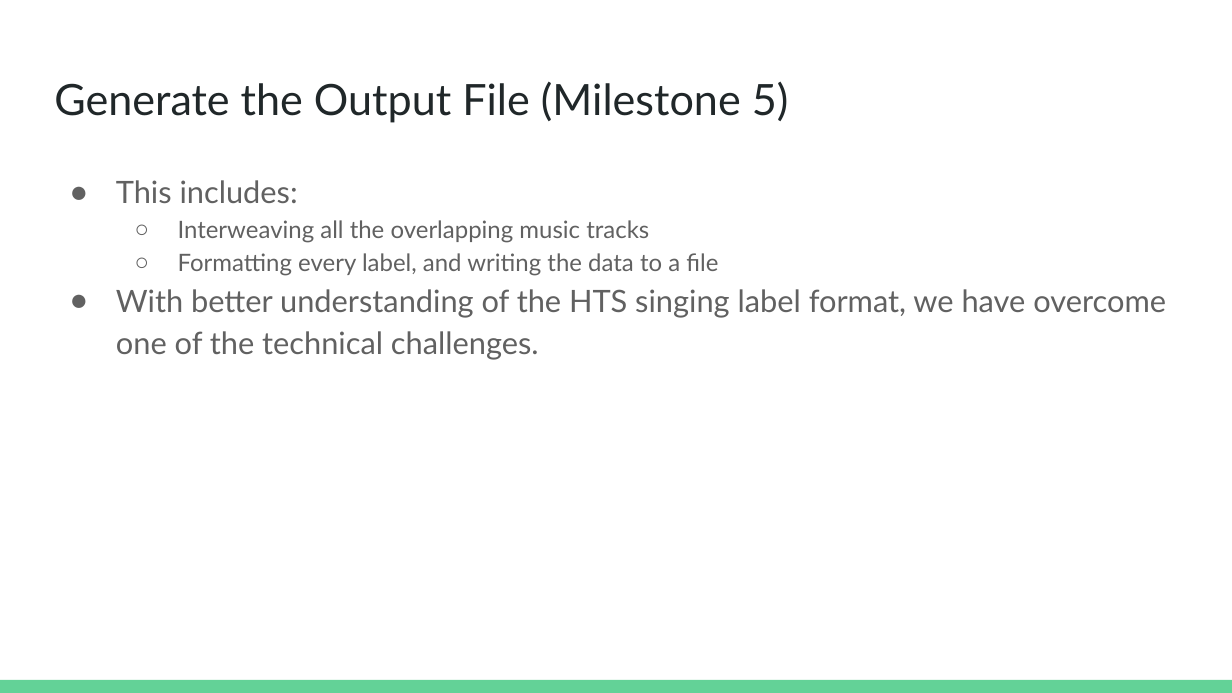
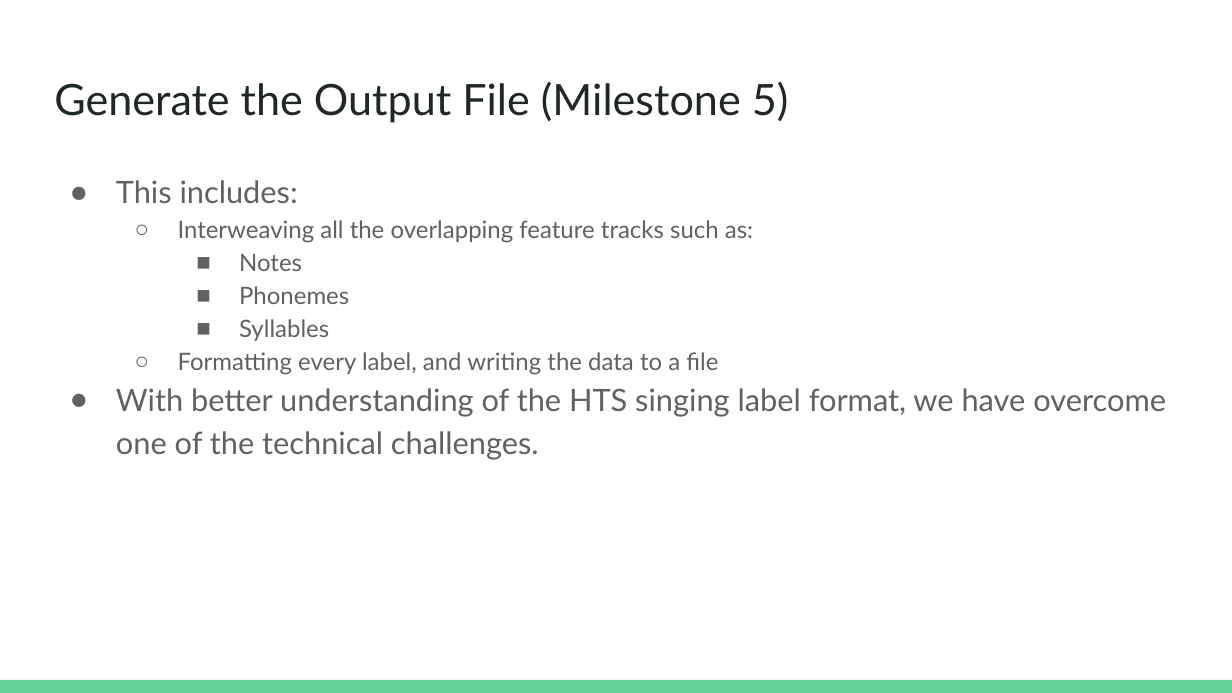
Before and after one commit to Nandith-Narayan/Senior-Design-Project, a slide deck: slide 9 of assets/files/semester2/milestone4/presentation.pptx. Drawn at 1232x693 pixels with LibreOffice and Linux fonts; fonts in the diff are those of the drawing. Boxes give left, top, right and bottom in pixels: in the first picture for what was removed or moved away, otherwise in the second. Text is boxed around its words. In the diff, an @@ line names an element or a change of style, - is before the commit and + after.

```diff
--- a/assets/files/semester2/milestone4/presentation.pptx
+++ b/assets/files/semester2/milestone4/presentation.pptx
@@ text at (x1=178, y1=220, x2=753, y2=341): text changed @@
-  ○ Interweaving all the overlapping music tracks
+  ○ Interweaving all the overlapping feature tracks such as:
+    ■ Notes
+    ■ Phonemes
+    ■ Syllables
```
Also in this commit, not shown: 1 other slide changed.
